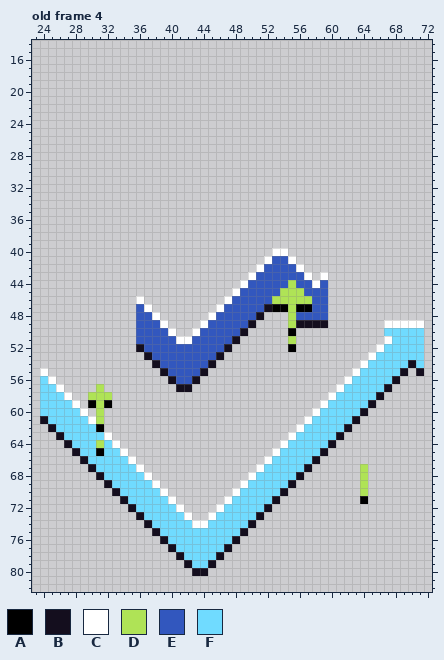
File history of a pixel-art file, WIP Assets/QuarterReportCrit.aseprite. The picture above was drawn from the file before the commit.
96x96 pixels, 8 frames. Shown: old frame 4: x 23..72, y 14..82. The commit also changed other frames, which this record leaves out.
Visible layers, top first: "Layer 9", "Layer 11", "Layer 10", "Layer 8", "Layer 5".
Palette (. is transparent): A #000000  B #140e1e  C #ffffff  D #afe356  E #3257be  F #70dbff
Pixels before, old frame 4 (only the part around the change), first column x 27:
14 ..............................................
15 ..............................................
16 ..............................................
17 ..............................................
18 ..............................................
19 ..............................................
20 ..............................................
21 ..............................................
22 ..............................................
23 ..............................................
24 ..............................................
25 ..............................................
26 ..............................................
27 ..............................................
28 ..............................................
29 ..............................................
30 ..............................................
31 ..............................................
32 ..............................................
33 ..............................................
34 ..............................................
35 ..............................................
36 ..............................................
37 ..............................................
38 ..............................................
39 ..............................................
40 ..........................CC..................
41 .........................CEEC.................
42 ........................CEEEEC................
43 .......................CEEEEEEC.C.............
44 ......................CEEEEEDEECE.............
45 .....................CEEEEEDDDEEE.............
46 .........C..........CEEEEEDDDDDEE.............
47 .........EC........CEEEEEBAADAAEE.............
48 .........EEC......CEEEEEB...DEEEE.............
49 .........EEEC....CEEEEEB....DBBBB.......CCCCC.
50 .........EEEEC..CEEEEEB.....A...........FFFFF.
51 .........EEEEECCEEEEEB......D...........CFFFF.
52 .........BEEEEEEEEEEB.......A..........CFFFFF.
53 ..........BEEEEEEEEB..................CFFFFFF.
54 ...........BEEEEEEB..................CFFFFFBF.
55 ............BEEEEB..................CFFFFFB.B.
56 .............BEEB..................CFFFFFB....
57 ....D.........BB..................CFFFFFB.....
58 C..DDD...........................CFFFFFB......
59 FC.ADA..........................CFFFFFB.......
60 FFC.D..........................CFFFFFB........
61 FFFCD.........................CFFFFFB.........
62 FFFFA........................CFFFFFB..........
63 FFFFFC......................CFFFFFB...........
64 BFFFDFC....................CFFFFFB............
65 .BFFAFFC..................CFFFFFB.............
66 ..BFFFFFC................CFFFFFB..............
67 ...BFFFFFC..............CFFFFFB......D........
68 ....BFFFFFC............CFFFFFB.......D........
69 .....BFFFFFC..........CFFFFFB........D........
70 ......BFFFFFC........CFFFFFB.........D........
71 .......BFFFFFC......CFFFFFB..........A........
72 ........BFFFFFC....CFFFFFB....................
73 .........BFFFFFC..CFFFFFB.....................
74 ..........BFFFFFCCFFFFFB......................
75 ...........BFFFFFFFFFFB.......................
After the commit:
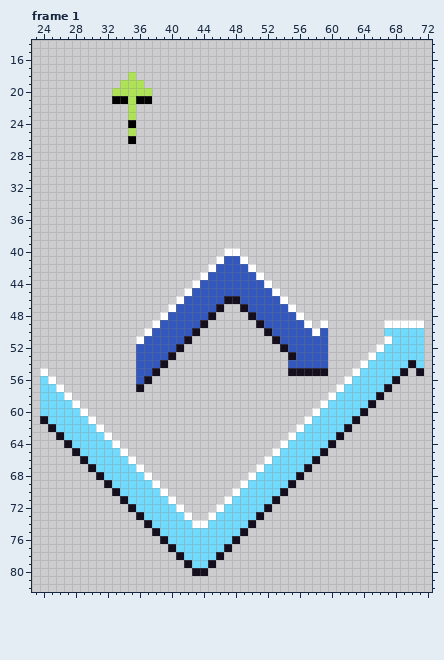
A new or re-ordered frame is compared with the old frame closest to it.
Difference:
frames re-ordered
Changed rows in their new state; - is an unchanged pixel.
Frame 1 against old frame 4:
first column x 33:
18 --D--
19 -DDD-
20 DDDDD
21 AADAA
22 --D--
23 --D--
24 --A--
25 --D--
26 --A--
first column x 30:
40 -----------------CC----..----------
41 ----------------CEEC--....---------
42 ---------------CEEEEC......--------
43 --------------CEEEEEEC......-.-----
44 -------------CEEEEEE--C.......-----
45 ------------CEEEEEE----C......-----
46 ------.----CEEEEEBB----EC.....-----
47 ------..--CEEEEEB..B--EEEC....-----
48 ------...CEEEEEB....BEEEEEC...-----
49 ------..CEEEEEB......BEEEEEC.C-----
50 ------.C--EEEB......--BEEEEECE-----
51 ------C----EB......----BEEEEEE-----
52 ------E----B......------BEEEEE-----
53 ------EE--B......--------BEEEE-----
54 ------EEEB......---------EEEEE-----
55 ------EEB......----------BBBBB-----
56 ------EB--....---------------------
57 -.----B----..----------------------
58 ...--------------------------------
59 ...--------------------------------
60 -.---------------------------------
61 -.---------------------------------
62 -C---------------------------------
64 -F---------------------------------
65 -F---------------------------------
67 ----------------------------------.
68 ----------------------------------.
69 ----------------------------------.
70 ----------------------------------.
71 ----------------------------------.
Boxes around the changes in both pictures, in picture pixels (x1, y1, x2, y2):
added: (112, 72, 152, 144)
changed: (88, 248, 328, 456)
erased: (360, 464, 368, 504)
